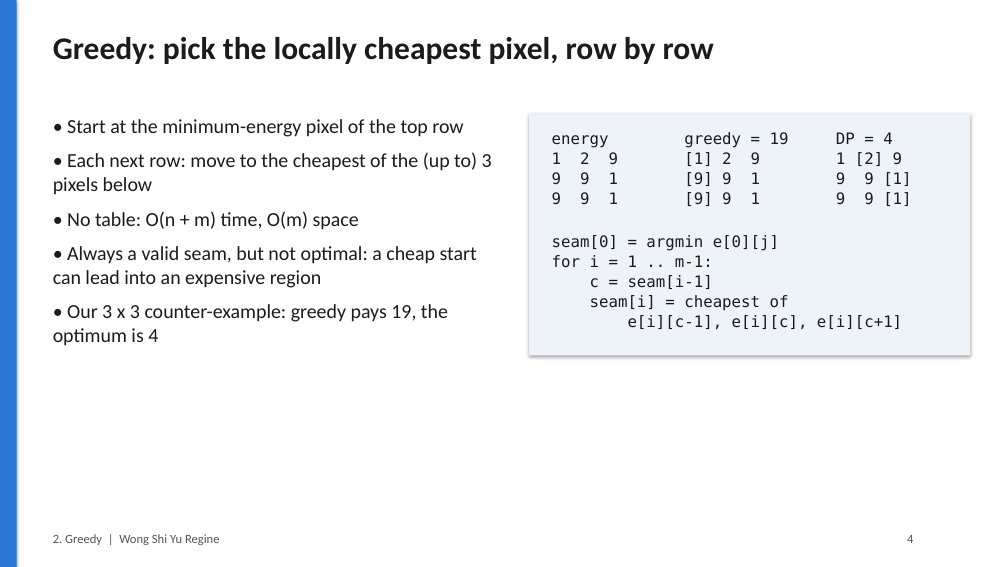
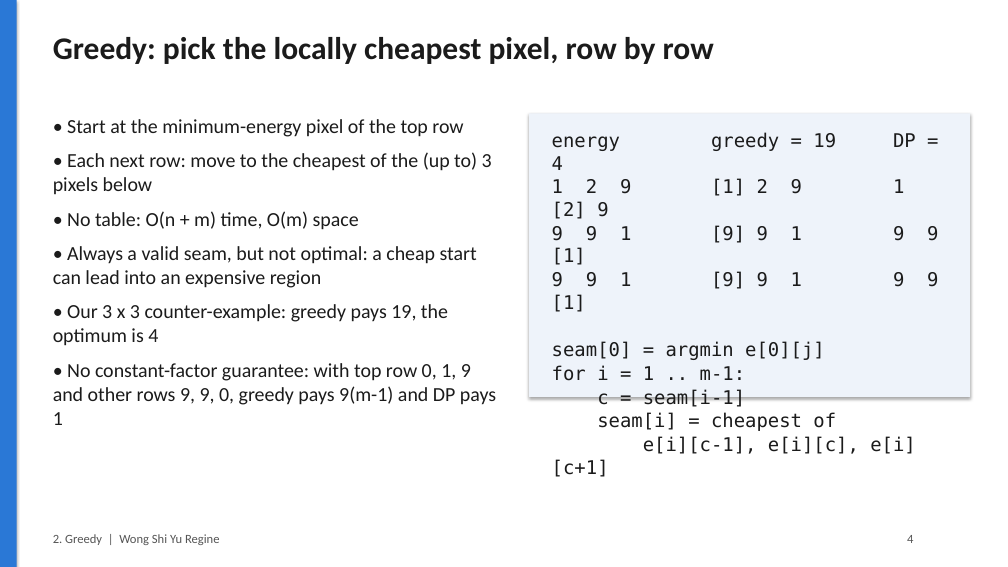
Before and after one commit to Raziqqx/seam-carving, a slide deck: slide 4 of slides/Team5_Seam_Carving.pptx. Drawn at 1008x567 pixels with LibreOffice and Linux fonts; fonts in the diff are those of the drawing. Boxes give left, top, right and bottom in pixels: in the first picture for what was removed or moved away, otherwise in the second. Text is boxed around its words. In the diff, an @@ line names an element or a change of style, - is before the commit and + after.

```diff
--- a/slides/Team5_Seam_Carving.pptx
+++ b/slides/Team5_Seam_Carving.pptx
@@ rectangle: place and size @@
-rectangle at [529, 113, 970, 355]
+rectangle at [529, 113, 970, 397]
@@ text "energy greedy = 19 DP ..." at [552, 136, 938, 477]: size 15 to 18 pt @@
@@ text at [53, 363, 496, 425]: paragraph added @@
+• No constant-factor guarantee: with top row 0, 1, 9 and other rows 9, 9, 0, greedy pays 9(m-1) and DP pays 1
```
Also in this commit, not shown: 7 other slides changed, 4 other files.
